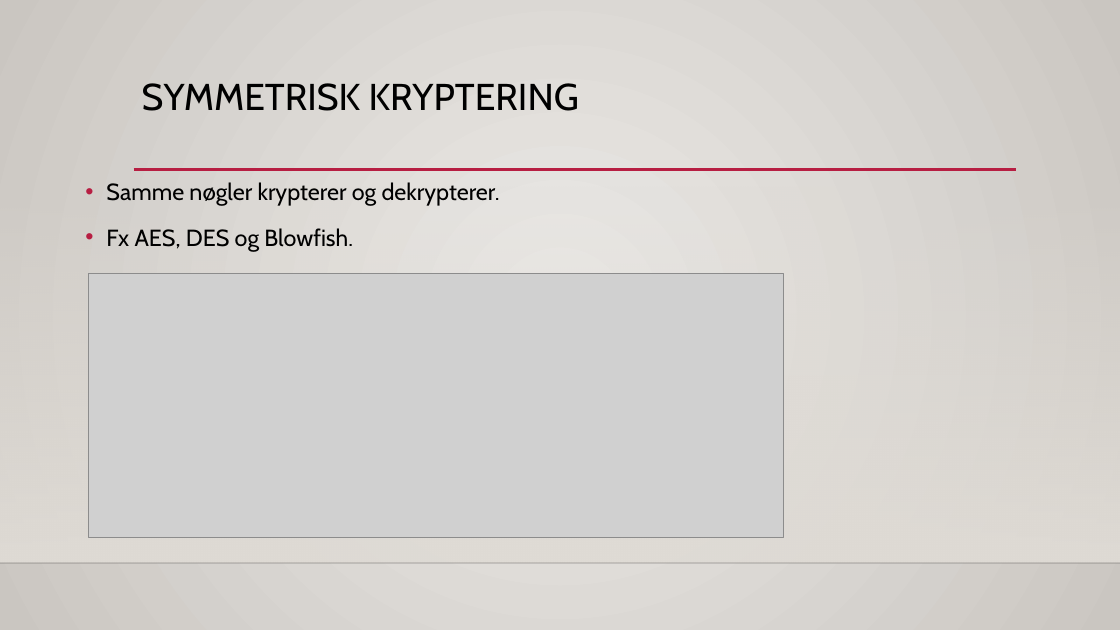
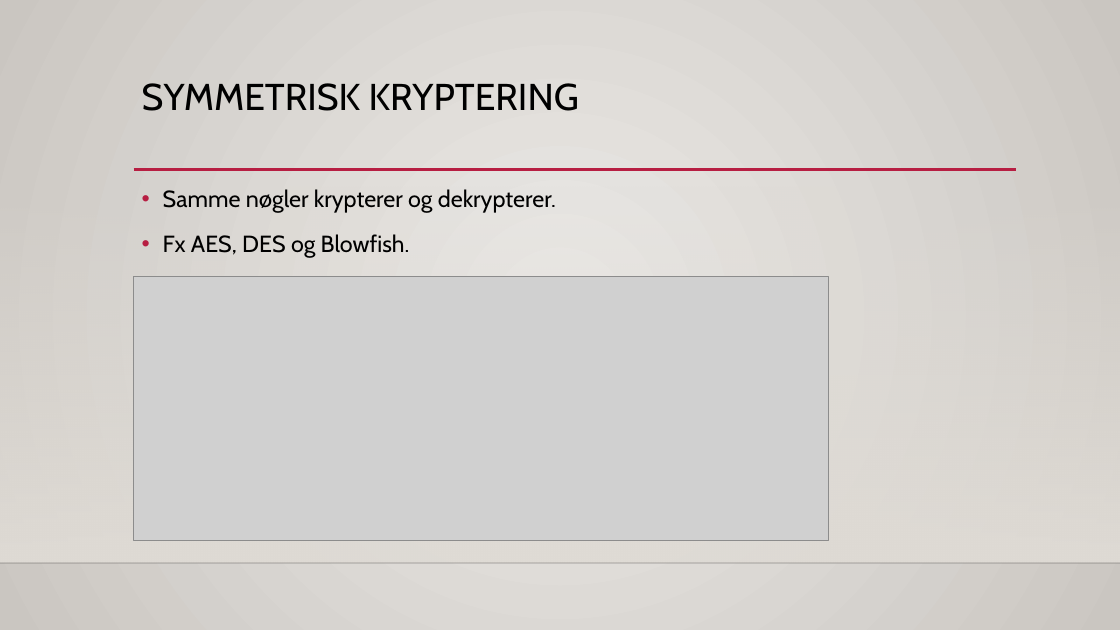
Before and after one commit to philipkaare/presentations, a slide deck: slide 12 of Smartlearning.dk/IT-sikkerhed - webinar 2.pptx. Drawn at 1120x630 pixels with LibreOffice and Linux fonts; fonts in the diff are those of the drawing; grey boxes stand for pictures; background and template pictures are left out. Boxes give left, top, right and bottom in pixels: in the first picture for what was removed or moved away, otherwise in the second. Text is boxed around its words. In the diff, an @@ line names an element or a change of style, - is before the commit and + after.

```diff
--- a/Smartlearning.dk/IT-sikkerhed - webinar 2.pptx
+++ b/Smartlearning.dk/IT-sikkerhed - webinar 2.pptx
@@ text "Samme nøgler krypterer og dekrypterer.": place and size @@
-text "Samme nøgler krypterer og dekrypterer." at (106, 182, 500, 252)
+text "Samme nøgler krypterer og dekrypterer." at (163, 189, 556, 258)
@@ picture: place and size @@
-picture at (88, 274, 784, 538)
+picture at (134, 276, 829, 540)
```
Also in this commit, not shown: 4 other slides changed, 1 slide removed, 3 other files.
